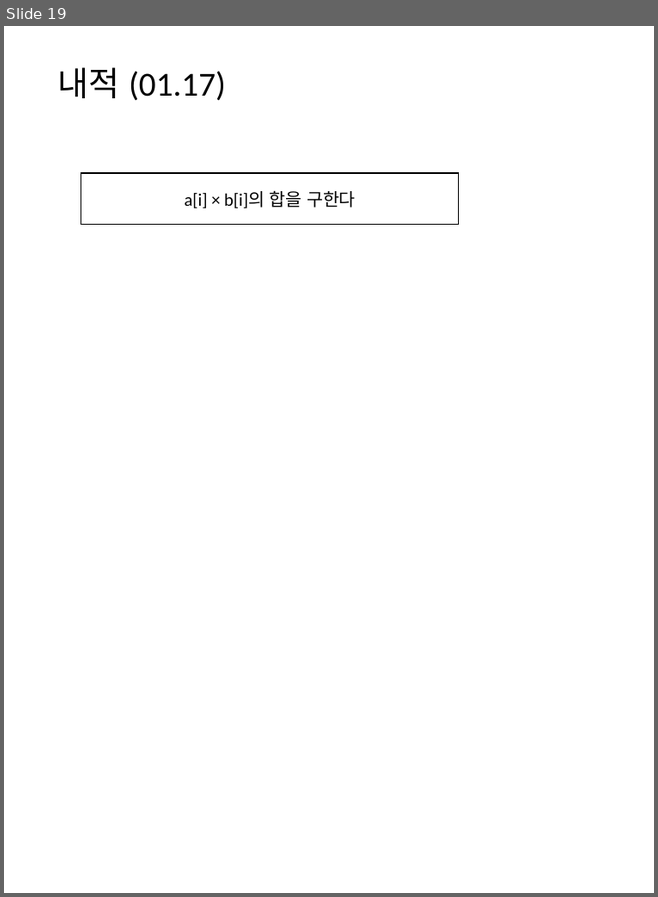
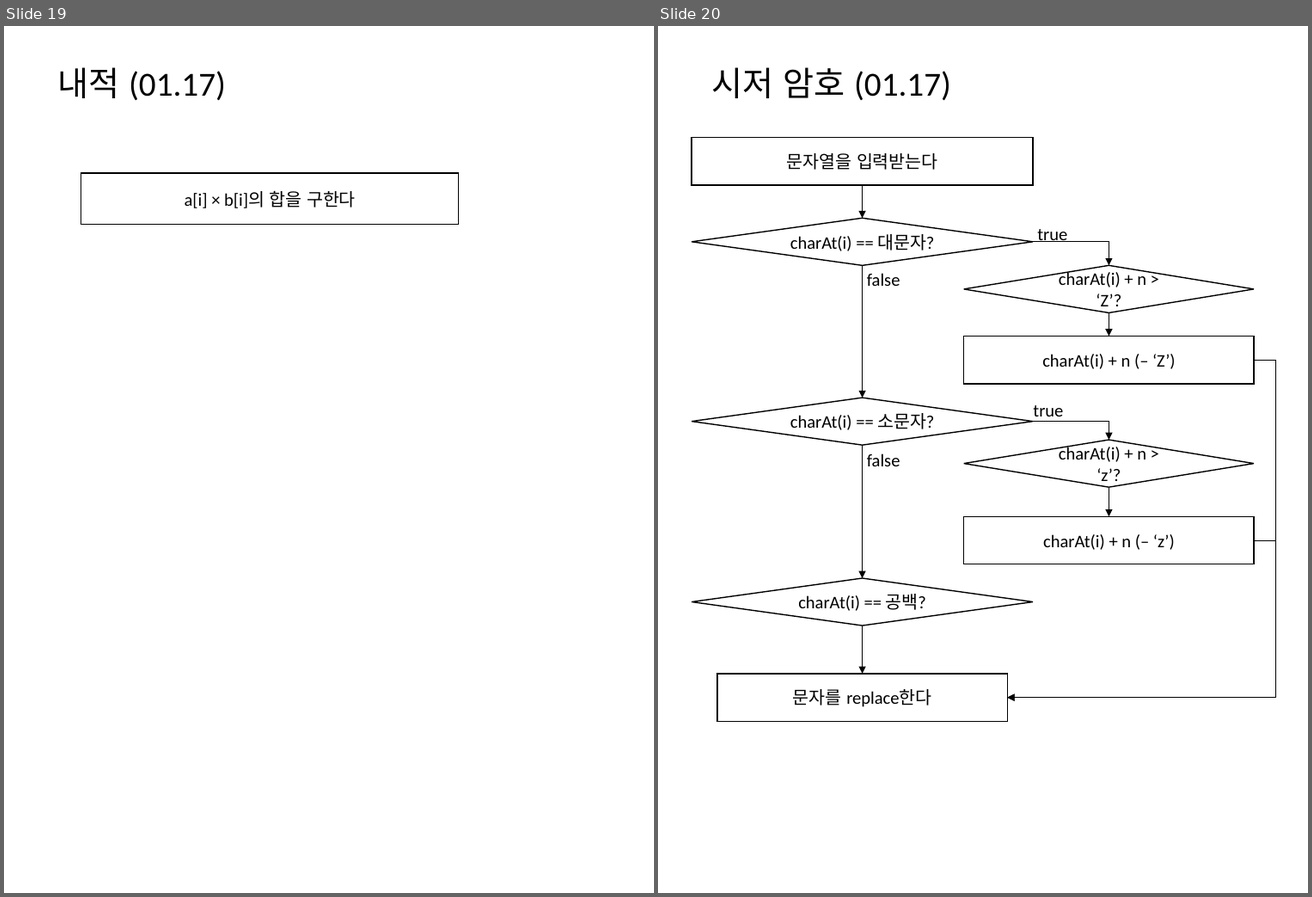
Before and after one commit to mornings9047/Algorithms_Programmers, a slide deck: 알고리즘_프로그래머스_Level01_순서도.pptx. Shown side by side, each under a label of ours: slide 19 before the commit, slides 19 and 20 after it. The pictures are 658x897 and 1312x897 pixels, drawn with LibreOffice and Linux fonts; fonts in the diff are those of the drawing. Boxes give left, top, right and bottom in pixels: in the first picture for what was removed or moved away, otherwise in the second. Text is boxed around its words. In the diff, an @@ line names an element or a change of style, - is before the commit and + after.

Commit message:
시저 암호

```diff
--- a/알고리즘_프로그래머스_Level01_순서도.pptx
+++ b/알고리즘_프로그래머스_Level01_순서도.pptx
@@ slide 20 added at (x1=658, y1=26, x2=1308, y2=893), background #FFFFFF @@
@@ title added at (x1=711, y1=67, x2=951, y2=101), 28 pt, text #000000 @@
+시저 암호 (01.17)
@@ rectangle added at (x1=692, y1=138, x2=1033, y2=185), outline #000000 1 pt, 14.7 pt, text #000000 @@
+문자열을 입력받는다
@@ arrow added from (863, 185) to (863, 219), #000000 0.5 pt @@
@@ diamond added at (x1=692, y1=219, x2=1033, y2=266), outline #000000 1 pt, 14.7 pt, text #000000 @@
+charAt(i) == 대문자?
@@ text added at (x1=1037, y1=229, x2=1067, y2=242), 14.7 pt, text #000000 @@
+true
@@ elbow arrow added from (1033, 242) to (1109, 265), #000000 0.5 pt @@
@@ arrow added from (863, 265) to (863, 398), #000000 0.5 pt @@
@@ text added at (x1=867, y1=273, x2=901, y2=286), 14.7 pt, text #000000 @@
+false
@@ diamond added at (x1=964, y1=265, x2=1255, y2=313), outline #000000 1 pt, 14.7 pt, text #000000 @@
+charAt(i) + n > ‘Z’?
@@ arrow added from (1109, 313) to (1109, 336), #000000 0.5 pt @@
@@ rectangle added at (x1=964, y1=336, x2=1255, y2=384), outline #000000 1 pt, 14.7 pt, text #000000 @@
+charAt(i) + n (– ‘Z’)
@@ elbow arrow added from (1255, 360) to (1007, 697), #000000 0.5 pt @@
@@ diamond added at (x1=692, y1=398, x2=1033, y2=446), outline #000000 1 pt, 14.7 pt, text #000000 @@
+charAt(i) == 소문자?
@@ text added at (x1=1033, y1=405, x2=1063, y2=422), 14.7 pt, text #000000 @@
+true
@@ elbow arrow added from (1033, 422) to (1109, 440), #000000 0.5 pt @@
@@ arrow added from (863, 445) to (863, 578), #000000 0.5 pt @@
@@ text added at (x1=867, y1=453, x2=901, y2=466), 14.7 pt, text #000000 @@
+false
@@ diamond added at (x1=964, y1=440, x2=1255, y2=487), outline #000000 1 pt, 14.7 pt, text #000000 @@
+charAt(i) + n > ‘z’?
@@ arrow added from (1109, 487) to (1109, 517), #000000 0.5 pt @@
@@ rectangle added at (x1=964, y1=517, x2=1255, y2=564), outline #000000 1 pt, 14.7 pt, text #000000 @@
+charAt(i) + n (– ‘z’)
@@ elbow arrow added from (1255, 540) to (1007, 697), #000000 0.5 pt @@
@@ diamond added at (x1=692, y1=578, x2=1033, y2=626), outline #000000 1 pt, 14.7 pt, text #000000 @@
+charAt(i) == 공백?
@@ arrow added from (863, 626) to (863, 674), #000000 0.5 pt @@
@@ rectangle added at (x1=717, y1=674, x2=1007, y2=721), outline #000000 1 pt, 14.7 pt, text #000000 @@
+문자를 replace한다
```
Also in this commit, not shown: 1 slide changed, 2 other files.
